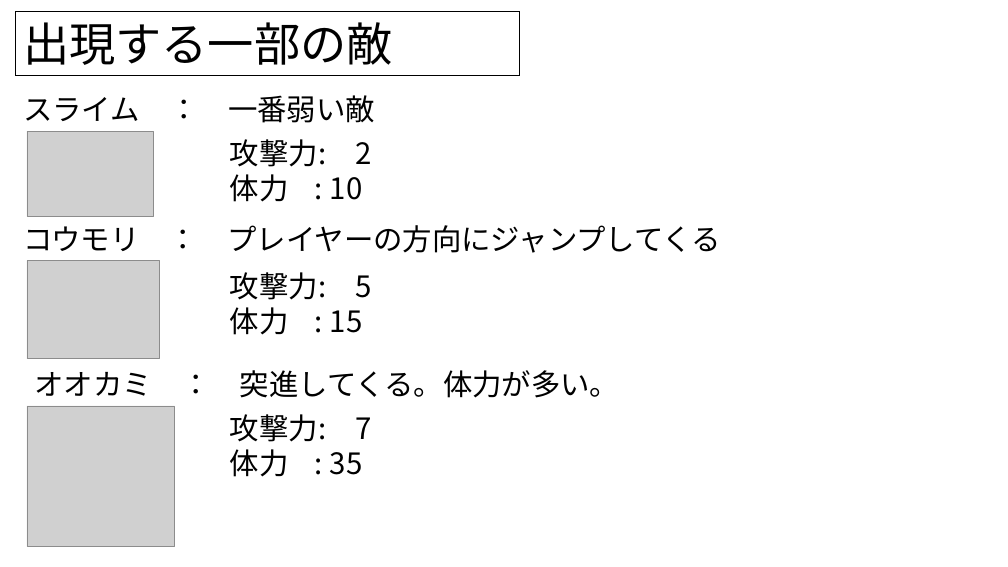
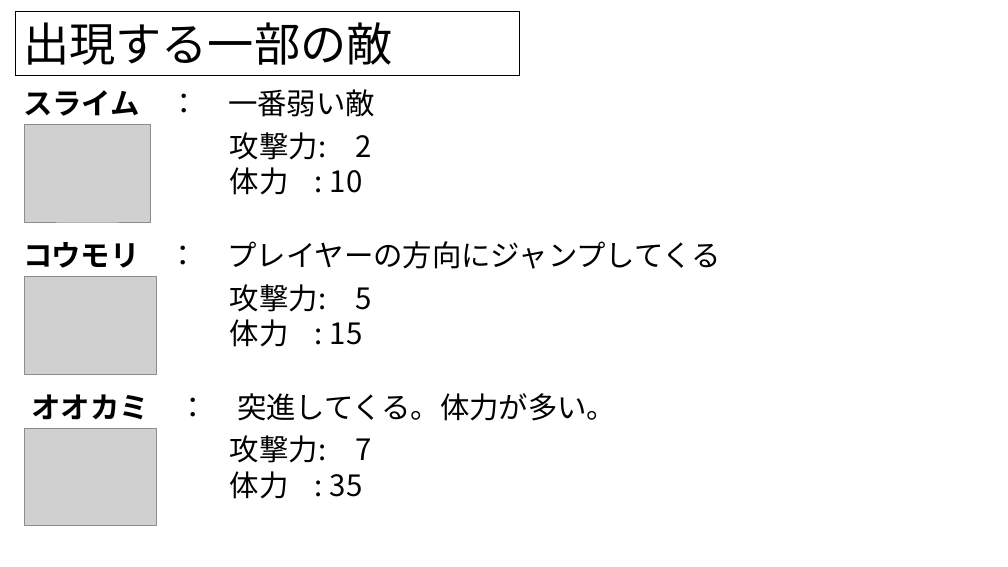
Before and after one commit to KawanoTakumi/2B-Team, a slide deck: slide 6 of Back To Home.pptx. Drawn at 1008x567 pixels with LibreOffice and Linux fonts; fonts in the diff are those of the drawing; grey boxes stand for pictures. Boxes give left, top, right and bottom in pixels: in the first picture for what was removed or moved away, otherwise in the second. Text is boxed around its words. In the diff, an @@ line names an element or a change of style, - is before the commit and + after.

```diff
--- a/Back To Home.pptx
+++ b/Back To Home.pptx
@@ text "スライム ： 一番弱い敵" at (x1=23, y1=89, x2=375, y2=117): bold on in "スライム" @@
@@ picture resized from (x1=27, y1=131, x2=154, y2=216) to (x1=24, y1=124, x2=150, y2=222) @@
@@ text "攻撃力: 2" moved from (x1=230, y1=139, x2=372, y2=202) to (x1=230, y1=132, x2=372, y2=195) @@
@@ text "コウモリ ： プレイヤーの方向にジャンプしてくる" moved from (x1=23, y1=225, x2=721, y2=253) to (x1=23, y1=241, x2=721, y2=269) @@
@@ text "コウモリ ： プレイヤーの方向にジャンプしてくる" at (x1=23, y1=241, x2=721, y2=269): bold on in "コウモリ" @@
@@ picture moved from (x1=27, y1=261, x2=160, y2=359) to (x1=24, y1=276, x2=157, y2=374) @@
@@ text "攻撃力: 5" moved from (x1=230, y1=272, x2=372, y2=335) to (x1=230, y1=284, x2=372, y2=347) @@
@@ text "オオカミ ： 突進してくる。体力が多い。" moved from (x1=34, y1=370, x2=619, y2=398) to (x1=32, y1=393, x2=616, y2=421) @@
@@ text "オオカミ ： 突進してくる。体力が多い。" at (x1=32, y1=393, x2=616, y2=421): bold on in "オオカミ" @@
@@ picture resized from (x1=27, y1=406, x2=175, y2=547) to (x1=24, y1=428, x2=157, y2=526) @@
@@ text "攻撃力: 7" moved from (x1=230, y1=414, x2=372, y2=477) to (x1=230, y1=435, x2=372, y2=499) @@
```
Also in this commit, not shown: 5 other slides changed.
